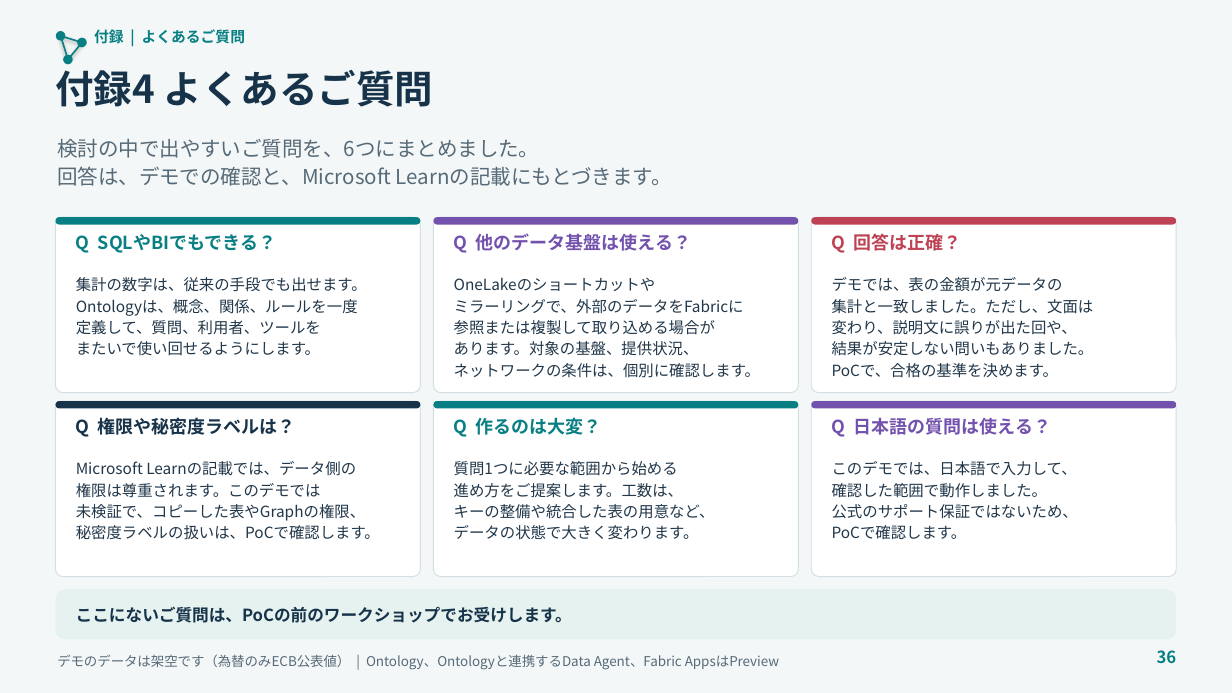
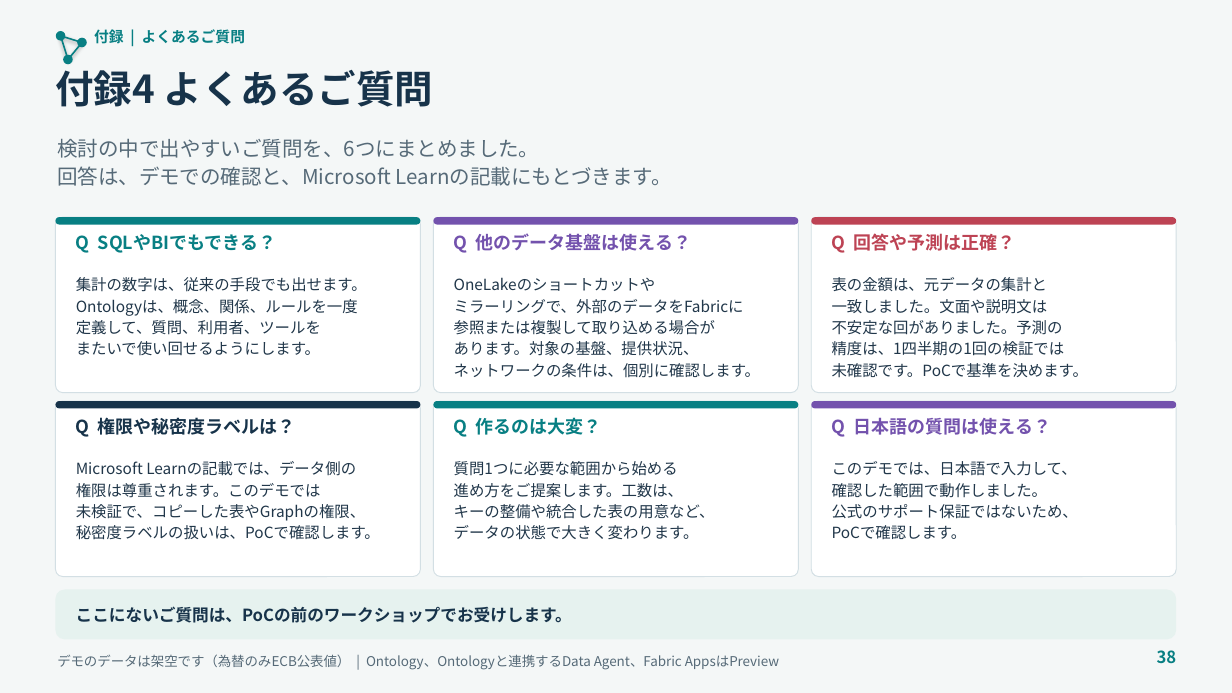
Before and after one commit to c-nova/FabricOntology_Trading, a slide deck: slide 38 of decks/TradingOntology_Customer_Deck_JA.pptx (slide 36 before the commit). Drawn at 1232x693 pixels with LibreOffice and Linux fonts; fonts in the diff are those of the drawing. Boxes give left, top, right and bottom in pixels: in the first picture for what was removed or moved away, otherwise in the second. Text is boxed around its words. In the diff, an @@ line names an element or a change of style, - is before the commit and + after.

```diff
--- a/decks/TradingOntology_Customer_Deck_JA.pptx
+++ b/decks/TradingOntology_Customer_Deck_JA.pptx
@@ text at [832, 233, 1016, 253]: text changed @@
-Q 回答は正確？
+Q 回答や予測は正確？
@@ text at [832, 277, 1088, 378]: text changed @@
-デモでは、表の金額が元データの
-集計と一致しました。ただし、文面は
-変わり、説明文に誤りが出た回や、
-結果が安定しない問いもありました。
-PoCで、合格の基準を決めます。
+表の金額は、元データの集計と
+一致しました。文面や説明文は
+不安定な回がありました。予測の
+精度は、1四半期の1回の検証では
+未確認です。PoCで基準を決めます。
@@ text at [1157, 650, 1177, 664]: text changed @@
-36
+38
```
Also in this commit, not shown: 15 other slides changed, 2 slides added, 8 other files.
